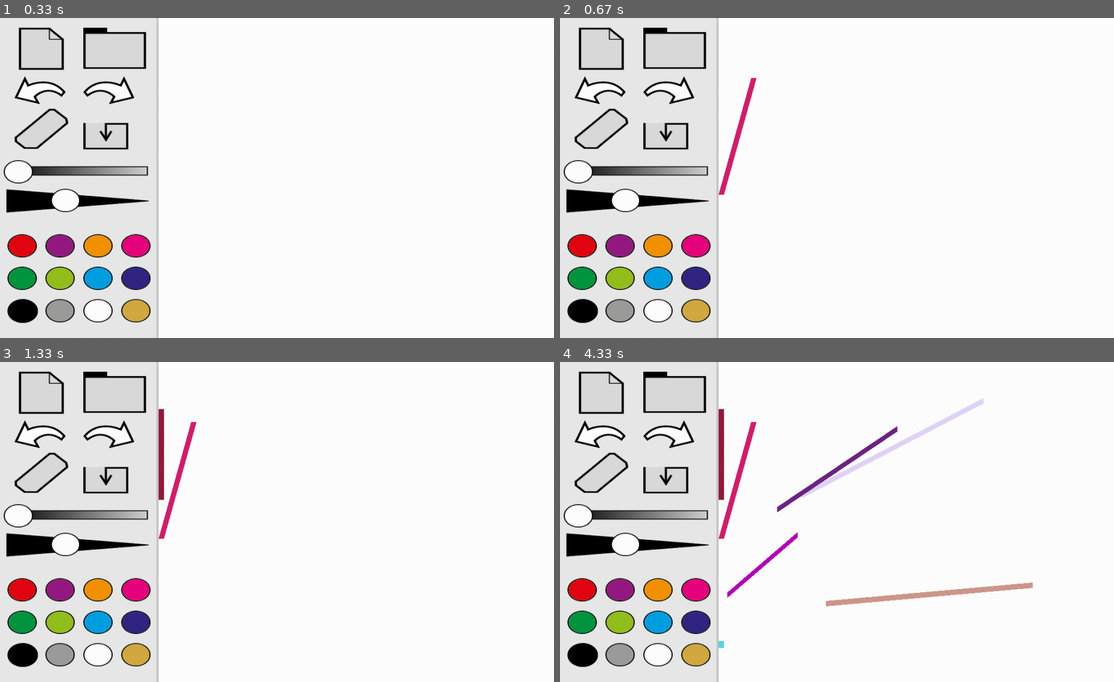
Above: before the commit, frames 1-4 (two rows, left to right).
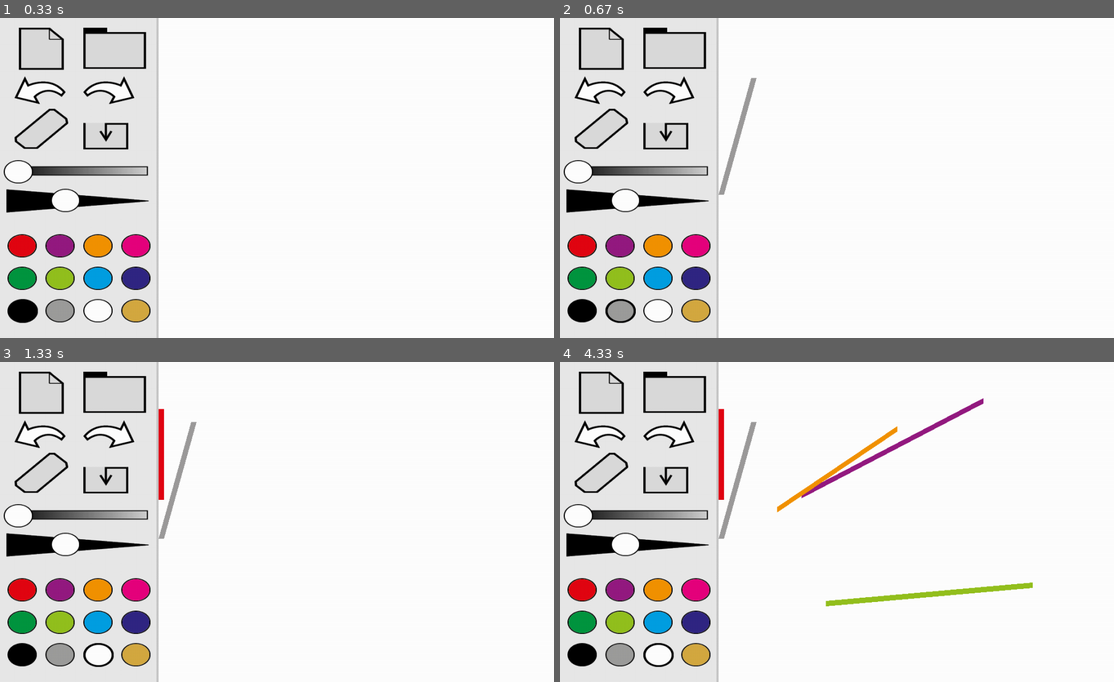
Above: after the commit, the same moments.

Repository: OutsideTheBoxProject/D
Game: pygame game, started from PiDev/drawing.py
Same seed, same stepped clock (60 frames per second), same inputs: the game is played once before the commit and once after it. The source is Python 2; it was converted automatically to run under Python 3.
Inputs (mouse positions are in pixels of both pictures, inside the frame that each line leads up to):
- Up to frame 1 (0.33 s): no input
- Up to frame 2 (0.67 s): press the mouse at (620, 309) at 0.37 s; move the mouse to (687, 194) at 0.47 s; release the mouse at (753, 78) at 0.6 s
- Up to frame 3 (1.33 s): press the mouse at (22, 589) at 0.7 s; move the mouse to (55, 499) at 0.8 s; release the mouse at (94, 410) at 0.93 s; press the mouse at (99, 653) at 1.23 s
- Up to frame 4 (4.33 s): move the mouse to (726, 592) at 1.33 s; release the mouse at (798, 534) at 1.47 s; press the mouse at (620, 589) at 1.8 s; move the mouse to (798, 496) at 1.9 s; release the mouse at (981, 400) at 2.03 s; press the mouse at (620, 621) at 2.5 s; move the mouse to (825, 602) at 2.6 s; release the mouse at (1030, 586) at 2.73 s; press the mouse at (659, 589) at 3.27 s; move the mouse to (776, 509) at 3.37 s; release the mouse at (897, 429) at 3.5 s; press the mouse at (659, 653) at 4.1 s; move the mouse to (659, 646) at 4.2 s; move the mouse to (665, 640) at 4.3 s

Frame 1 is identical in both runs. In frame 2, 0.5% of the frame differs, in the area x 1-36%, y 18-96%; in frame 3, 0.8%; in frame 4, 2.8%, in the area x 1-86%, y 11-96%.

Commit message:
colours !!

Diff:
--- a/PiDev/constants.py
+++ b/PiDev/constants.py
@@ -67,10 +67,26 @@
 GRAYOFF = GRAPHICS + "10.png"
 GRAYON = GRAPHICS + "on-10.png"
 BEIGEOFF = GRAPHICS + "11.png"
-BEIGEON = GRAPHICS + "on-11.png"
+BEIGEON = GRAPHICS + "on-12.png"
 WHITEOFF = GRAPHICS + "12.png"
-WHITEON = GRAPHICS + "on-12.png"
+WHITEON = GRAPHICS + "on-11.png"
 
+#colour values
+RED = (227, 5, 19)
+PURPLE = (149,27,129)
+ORANGE = (243,146,0)
+PINK = (229,0,125)
+DARKGREEN = (0,150,64)
+GREEN = (149,193,30)
+CORNFLOWER = (0,158,227)
+DARKBLUE = (48,38,131)
+BLACK = (28,28,27)
+GRAY = (157,156,156)
+WHITE = (255,255,255)
+BEIGE = (212,168,63)
+MENUGRAY = (232, 232, 232)
+
+#button coordinates
 NEWCOORDS = (36,18)
 GROUPCOORDS = (155,18)
 UNDOCOORDS = (28,108)
--- a/PiDev/drawing.py
+++ b/PiDev/drawing.py
@@ -1,86 +1,32 @@
 #!/usr/bin/python
 # very first simple drawing test
 
-import pygame, random
+import pygame
 import constants as con
+import menuHandler as menu
 from pygame.locals import *
 
 # global variables
 lineWidth = 10
-
-# random colour picker
-def pick_colour():
-	r = random.randint(0, 255)
-	g = random.randint(0, 255)
-	b = random.randint(0, 255)
-	return (r, g, b)
-
+colour = con.BLACK
 
 # instructions
 print "ESC Key to exit, click to change colour."
 
-# initialize screen
-pygame.init()
-screen = pygame.display.set_mode((con.SCREENWIDTH, con.SCREENHEIGHT), pygame.FULLSCREEN)
-screen.fill((255, 255, 255))
-# draw menu area left
-pygame.draw.line(screen, (200, 200, 200), (con.MENURIGHT, 0), (con.MENURIGHT,con.SCREENHEIGHT), con.MENUBORDER)
-pygame.draw.rect(screen, (232, 232, 232), ((0,0), (con.MENURIGHT, con.SCREENHEIGHT)))
-
-# draw a button on the right position with the right picture
-def draw_button(image, coords):
-	global screen
-	button = pygame.image.load(image)
-	buttonRect = button.get_rect()
-	buttonRect.x = coords[0]
-	buttonRect.y = coords[1]
-	screen.blit(button, buttonRect)
-	return button, buttonRect
-
-
-# draw buttons
-new, newRect = draw_button(con.NEW, con.NEWCOORDS)
-group, groupRect = draw_button(con.GROUP, con.GROUPCOORDS)
-undo, undoRect = draw_button(con.OFFUNDO, con.UNDOCOORDS)
-redo, redoRect = draw_button(con.OFFREDO, con.REDOCOORDS)
-eraser, eraserRect = draw_button(con.ERASER, con.ERASERCOORDS)
-save, saveRect = draw_button(con.SAVE, con.SAVECOORDS)
-# opacity slider
-opacity, opacityRect = draw_button(con.OPACBLACK, con.OPACITYCOORDS)
-opacitySlide, opacitySlideRect = draw_button(con.WHITEOFF, con.OPACITYSLIDEMIDDLE)
-# line thickness slider
-line, lineRect = draw_button(con.LINEBLACK, con.LINECOORDS)
-lineSlide, lineSlideRect = draw_button(con.WHITEOFF, con.LINESLIDEMIDDLE)
-# colours
-red, redRect = draw_button(con.REDOFF, con.REDCOORDS)
-purple, purpleRect = draw_button(con.PURPLEOFF, con.PURPLECOORDS)
-orange, orangeRect = draw_button(con.ORANGEOFF, con.ORANGECOORDS)
-pink, pinkRect = draw_button(con.PINKOFF, con.PINKCOORDS)
-darkGreen, darkGreenRect = draw_button(con.DARKGREENOFF, con.DARKGREENCOORDS)
-green, greenRect = draw_button(con.GREENOFF, con.GREENCOORDS)
-cornflower, cornflowerRect = draw_button(con.CORNFLOWEROFF, con.CORNFLOWERCOORDS)
-darkBlue, darkBlueRect = draw_button(con.DARKBLUEOFF, con.DARKBLUECOORDS)
-black, blackRect = draw_button(con.BLACKON, con.BLACKCOORDS)
-gray, grayRect = draw_button(con.GRAYOFF, con.GRAYCOORDS)
-white, whiteRect = draw_button(con.WHITEOFF, con.WHITECOORDS)
-beige, beigeRect = draw_button(con.BEIGEOFF, con.BEIGECOORDS)
-# show it on the display
-pygame.display.flip()
-
-# initilize with some colour
-(r, g, b) = pick_colour()
+# initialize the app
+screen = menu.initialise_app()
 
 # control variable for mouse
 mouseDown = False
 
 # control variable for line points
 prevx = prevy = mousex = mousey = -1
+colours = list(menu.colours)
 
 
 # Pygame Loop
 while True:
 	for event in pygame.event.get():
-
 		#drawing
 		if event.type == MOUSEMOTION and mouseDown:
 			if prevx == -1:
@@ -91,19 +37,23 @@
 					prevx = con.MENURIGHT + .5 * (lineWidth + con.MENUBORDER)
 				if not (mousex > con.MENURIGHT + .5 * (lineWidth + con.MENUBORDER)):
 					mousex = con.MENURIGHT + .5 * (lineWidth + con.MENUBORDER)
-				pygame.draw.line(screen, (r, g, b), (prevx, prevy), (mousex, mousey), lineWidth)
+				pygame.draw.line(screen, colour, (prevx, prevy), (mousex, mousey), lineWidth)
 				(prevx, prevy) = (mousex, mousey)
 				pygame.display.flip()
 
 		#change of colour
 		if event.type == MOUSEBUTTONDOWN:
-			(r, g, b) = pick_colour()
-			x,y = event.pos
-
+			prevColour = colour
+			for c in colours:
+				if c.rect.collidepoint(event.pos):
+					menu.update_colour(prevColour, c.rgb)
+					colour = c.rgb
+					break
 			mouseDown = True
 
 		#toggle mouse button
 		if event.type == MOUSEBUTTONUP:
+
 			prevx = prevy = -1
 			mouseDown = False
 
--- /dev/null
+++ b/PiDev/menuHandler.py
@@ -0,0 +1,116 @@
+import constants as con
+import pygame
+from pygame.locals import *
+import random
+
+colours = []
+buttons = {}
+screen = None
+
+class colour:
+	def __init__(self, irgb, icoords, ioff, ion):
+		self.rgb = irgb
+		self.coords = icoords
+		self.off = ioff
+		self.on = ion
+		self.rect = None
+
+def setup_colours():
+	global colours
+	red = colour(con.RED, con.REDCOORDS, con.REDOFF, con.REDON)
+	colours.append(red)
+	purple = colour(con.PURPLE, con.PURPLECOORDS, con.PURPLEOFF, con.PURPLEON)
+	colours.append(purple)
+	orange = colour(con.ORANGE, con.ORANGECOORDS, con.ORANGEOFF, con.ORANGEON)
+	colours.append(orange)
+	pink = colour(con.PINK, con.PINKCOORDS, con.PINKOFF, con.PINKON)
+	colours.append(pink)
+	darkGreen = colour(con.DARKGREEN, con.DARKGREENCOORDS, con.DARKGREENOFF, con.DARKGREENON)
+	colours.append(darkGreen)
+	green = colour(con.GREEN, con.GREENCOORDS, con.GREENOFF, con.GREENON)
+	colours.append(green)
+	cornflower = colour(con.CORNFLOWER, con.CORNFLOWERCOORDS, con.CORNFLOWEROFF, con.CORNFLOWERON)
+	colours.append(cornflower)
+	darkBlue = colour(con.DARKBLUE, con.DARKBLUECOORDS, con.DARKBLUEOFF, con.DARKBLUEON)
+	colours.append(darkBlue)
+	black = colour(con.BLACK, con.BLACKCOORDS, con.BLACKOFF, con.BLACKON)
+	colours.append(black)
+	gray = colour(con.GRAY, con.GRAYCOORDS, con.GRAYOFF, con.GRAYON)
+	colours.append(gray)
+	white = colour(con.WHITE, con.WHITECOORDS, con.WHITEOFF, con.WHITEON)
+	colours.append(white)
+	beige = colour(con.BEIGE, con.BEIGECOORDS, con.BEIGEOFF, con.BEIGEON)
+	colours.append(beige)
+
+# paint the app interface
+def initialise_app():
+	pygame.init()
+	screen = draw_screen()
+	draw_menu_buttons()
+	pygame.display.flip()
+	return screen
+
+#initialises the basic screen setup
+def draw_screen():
+	global screen
+	screen = pygame.display.set_mode((con.SCREENWIDTH, con.SCREENHEIGHT), pygame.FULLSCREEN)
+	screen.fill((con.WHITE))
+	# draw menu area left
+	pygame.draw.line(screen, (200,200,200), (con.MENURIGHT, 0), (con.MENURIGHT,con.SCREENHEIGHT), con.MENUBORDER)
+	pygame.draw.rect(screen, con.MENUGRAY, ((0,0), (con.MENURIGHT, con.SCREENHEIGHT)))
+	return screen
+
+# colour picker for random colours
+def pick_colour():
+	r = random.randint(0, 255)
+	g = random.randint(0, 255)
+	b = random.randint(0, 255)
+	return (r, g, b)
+
+
+# draw a button on the right position with the right picture
+def draw_button(image, coords):
+	global screen
+	button = pygame.image.load(image)
+	buttonRect = button.get_rect()
+	buttonRect.x = coords[0]
+	buttonRect.y = coords[1]
+	screen.blit(button, buttonRect)
+	return button, buttonRect
+
+# draws all menu buttons
+def draw_menu_buttons():
+	global colours, buttons
+	# draw buttons
+	new, newRect = draw_button(con.NEW, con.NEWCOORDS)
+	group, groupRect = draw_button(con.GROUP, con.GROUPCOORDS)
+	undo, undoRect = draw_button(con.OFFUNDO, con.UNDOCOORDS)
+	redo, redoRect = draw_button(con.OFFREDO, con.REDOCOORDS)
+	eraser, eraserRect = draw_button(con.ERASER, con.ERASERCOORDS)
+	save, saveRect = draw_button(con.SAVE, con.SAVECOORDS)
+	# opacity slider
+	opacity, opacityRect = draw_button(con.OPACBLACK, con.OPACITYCOORDS)
+	opacitySlide, opacitySlideRect = draw_button(con.WHITEOFF, con.OPACITYSLIDEMIDDLE)
+	# line thickness slider
+	line, lineRect = draw_button(con.LINEBLACK, con.LINECOORDS)
+	lineSlide, lineSlideRect = draw_button(con.WHITEOFF, con.LINESLIDEMIDDLE)
+	# colours
+	setup_colours()
+	for colour in colours:
+		if not colour.rgb == con.BLACK:
+			temp, colour.rect = draw_button(colour.off, colour.coords)
+		else:
+			temp, colour.rect = draw_button(colour.on, colour.coords)
+	buttons = {new:newRect, group:groupRect, undo:undoRect, redo:redoRect, eraser:eraserRect, save:saveRect, opacity:opacityRect, opacitySlide:opacitySlideRect, line:lineRect, lineSlide:lineSlideRect}
+
+
+#get a new colour and update the responding images
+def update_colour(prev, newColour):
+	global colours, screen
+	for c in colours:
+		if c.rgb == prev:
+			pygame.draw.rect(screen, con.MENUGRAY, c.rect)
+			temp, c.rect = draw_button(c.off, c.coords)
+		if c.rgb == newColour:
+			temp, c.rect = draw_button(c.on, c.coords)
+	pygame.display.flip()
Not shown, changed: PiDev/constants.pyc
Not shown, added: PiDev/menuHandler.pyc
